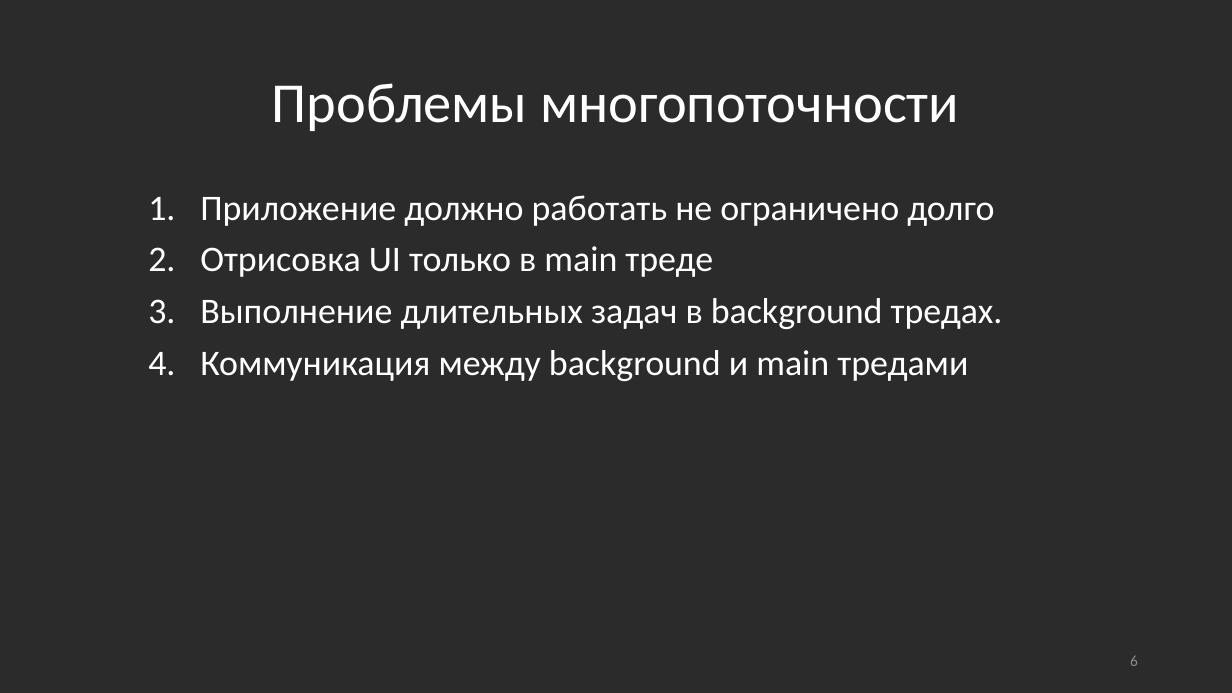
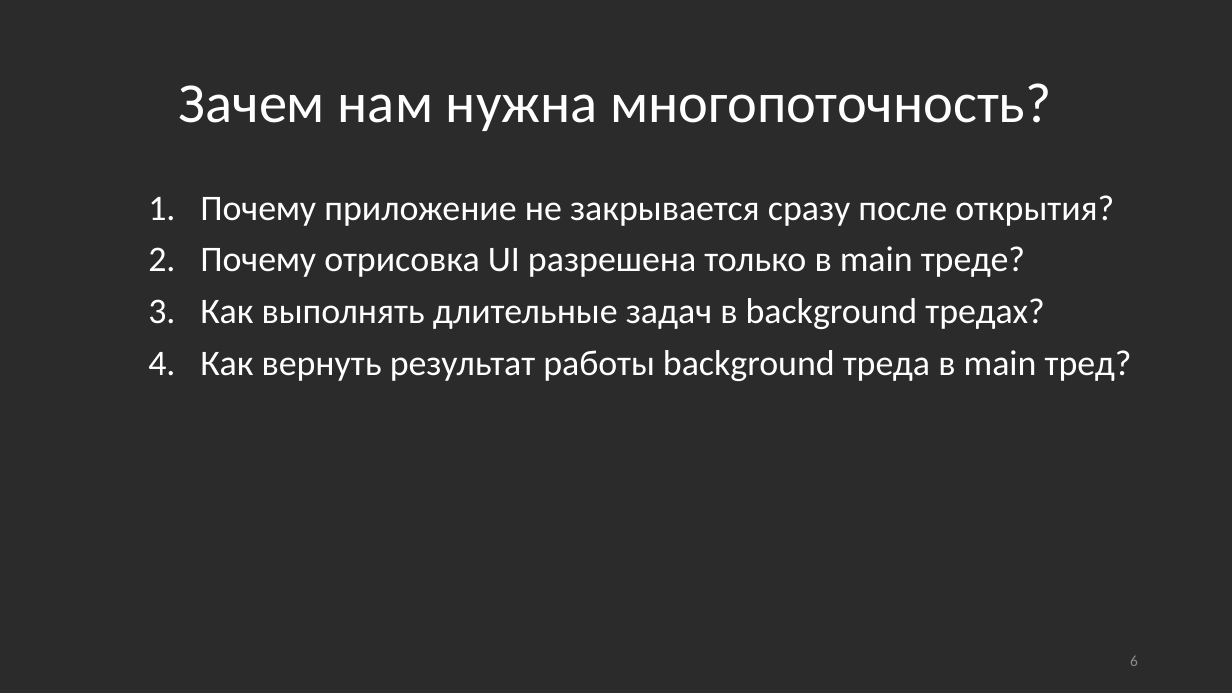
Before and after one commit to Andrey253/Multythread, a slide deck: slide 6 of Многопоточность.pptx. Drawn at 1232x693 pixels with LibreOffice and Linux fonts; fonts in the diff are those of the drawing. Boxes give left, top, right and bottom in pixels: in the first picture for what was removed or moved away, otherwise in the second. Text is boxed around its words. In the diff, an @@ line names an element or a change of style, - is before the commit and + after.

Commit message:
update slide

```diff
--- a/Многопоточность.pptx
+++ b/Многопоточность.pptx
@@ title at box(179, 83, 1051, 131): text changed @@
-Проблемы многопоточности
+Зачем нам нужна многопоточность?
@@ text at box(200, 195, 1132, 381): text changed @@
-1. Приложение должно работать не ограничено долго
-2. Отрисовка UI только в main треде
-3. Выполнение длительных задач в background тредах.
-4. Коммуникация между background и main тредами
+1. Почему приложение не закрывается сразу после открытия?
+2. Почему отрисовка UI разрешена только в main треде?
+3. Как выполнять длительные задач в background тредах?
+4. Как вернуть результат работы background треда в main тред?
```
Also in this commit, not shown: 1 other slide changed.
